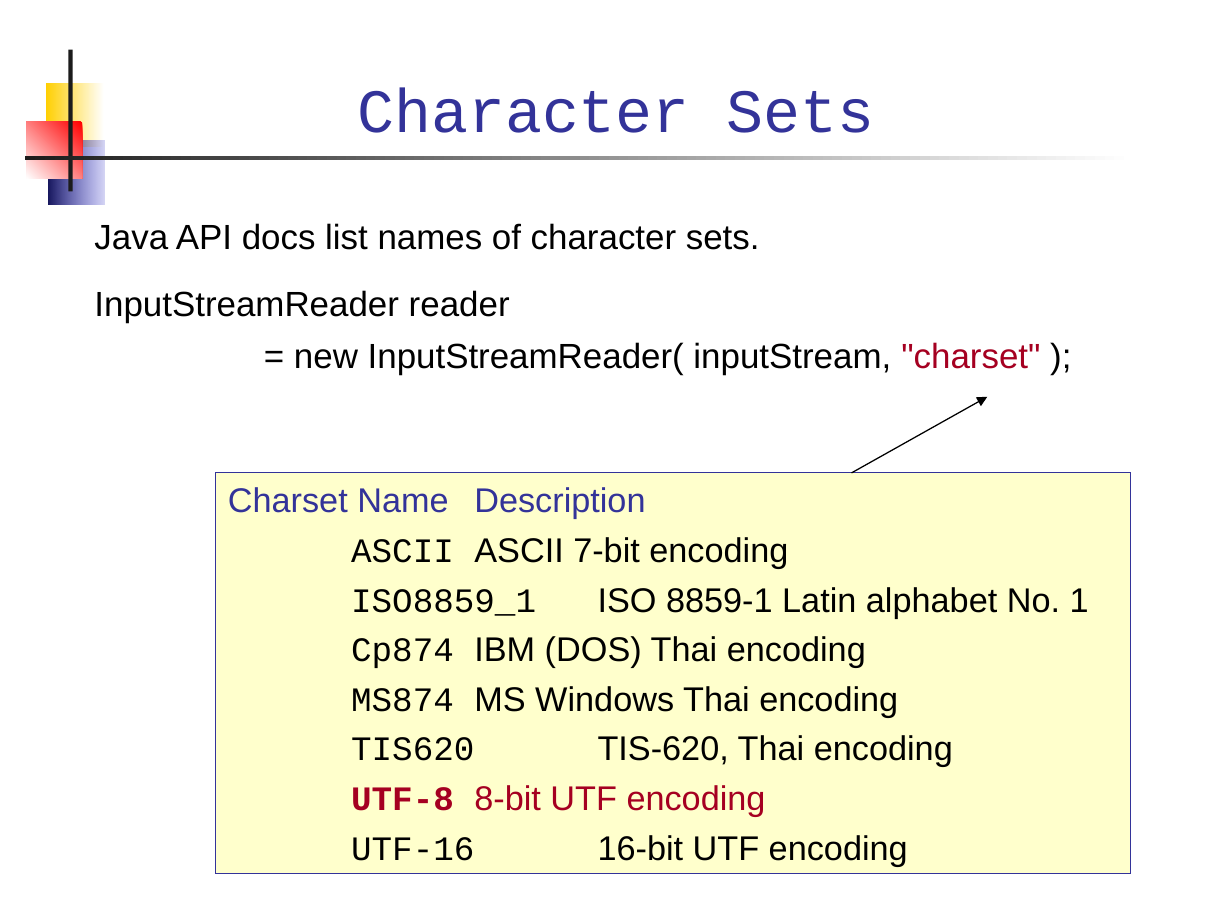
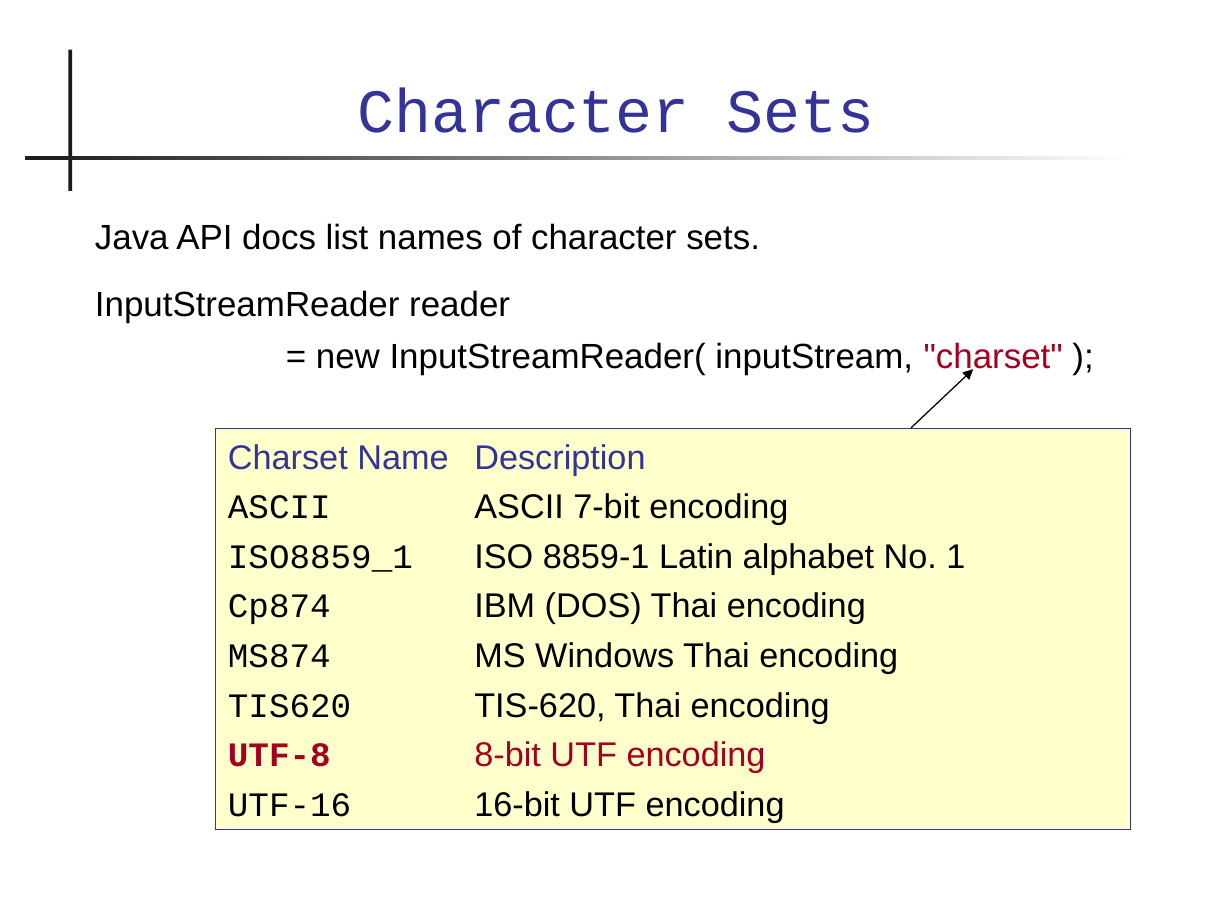
Before and after one commit to skeoop/skeoop.github.io, a slide deck: slide 15 of week6/Input-Output.ppt (slide 14 before the commit). Drawn at 1232x924 pixels with LibreOffice and Linux fonts; fonts in the diff are those of the drawing. Boxes give left, top, right and bottom in pixels: in the first picture for what was removed or moved away, otherwise in the second. Text is boxed around its words. In the diff, an @@ line names an element or a change of style, - is before the commit and + after.

```diff
--- a/week6/Input-Output.ppt
+++ b/week6/Input-Output.ppt
@@ rectangle removed at box(46, 83, 103, 147) @@
@@ rectangle removed at box(27, 122, 83, 179) @@
@@ rectangle removed at box(48, 140, 103, 205) @@
@@ text "Java API docs list names ..." at box(95, 223, 1063, 375): indent changed @@
@@ arrow moved from (851, 473) - (987, 397) to (912, 428) - (973, 370) @@
@@ rectangle "Charset Name Description": place and size @@
-rectangle "Charset Name Description" at box(216, 472, 1131, 873)
+rectangle "Charset Name Description" at box(216, 429, 1131, 830)
```
Also in this commit, not shown: 38 other slides changed, 1 slide added, 7 other files.
